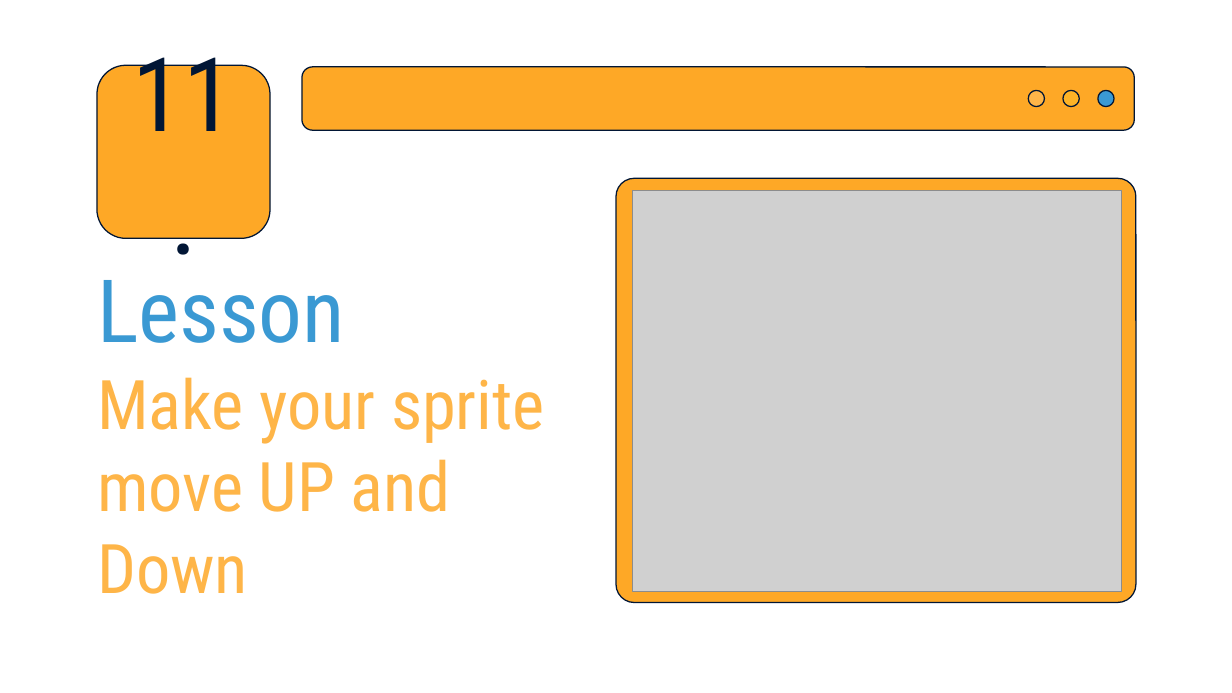
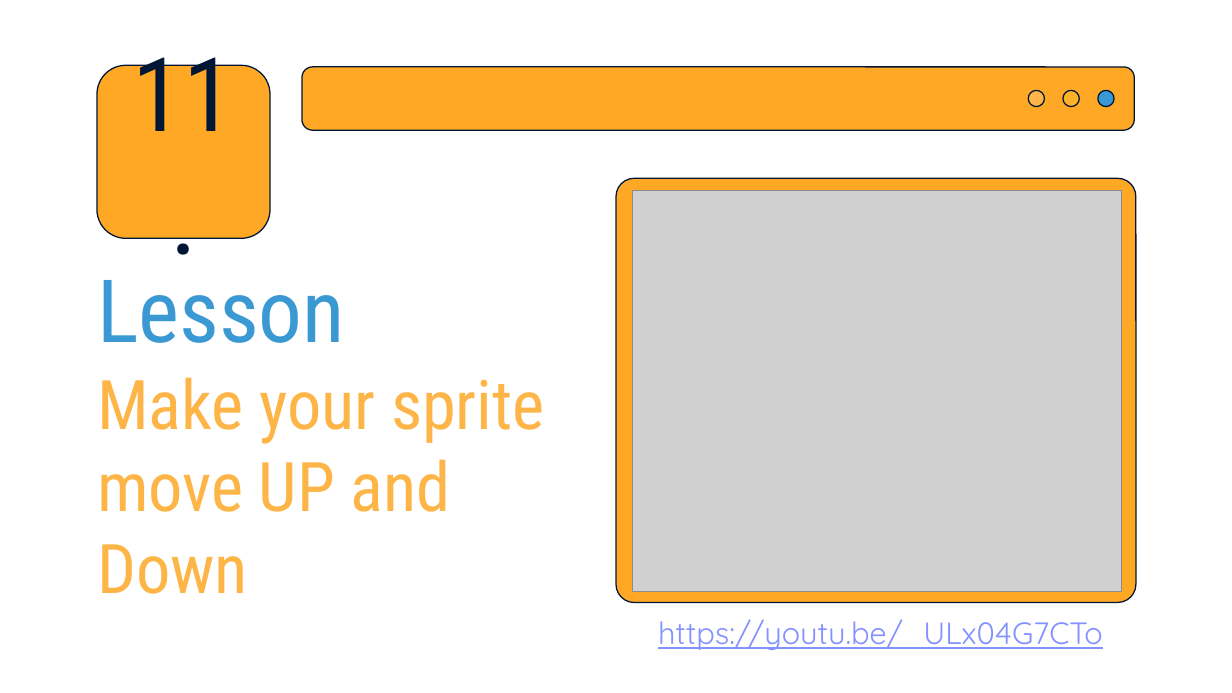
Before and after one commit to Vanshika-Mittal/scratch-tutorial, a slide deck: slide 36 of Scratch-Basics/Scratch-Basics.pptx. Drawn at 1232x693 pixels with LibreOffice and Linux fonts; fonts in the diff are those of the drawing; grey boxes stand for pictures. Boxes give left, top, right and bottom in pixels: in the first picture for what was removed or moved away, otherwise in the second. Text is boxed around its words. In the diff, an @@ line names an element or a change of style, - is before the commit and + after.

```diff
--- a/Scratch-Basics/Scratch-Basics.pptx
+++ b/Scratch-Basics/Scratch-Basics.pptx
@@ text added at <box>658,619,1103,650</box>, 18 pt, text #8492FF, underline @@
+https://youtu.be/_ULx04G7CTo
```
Also in this commit, not shown: 15 other slides changed.
